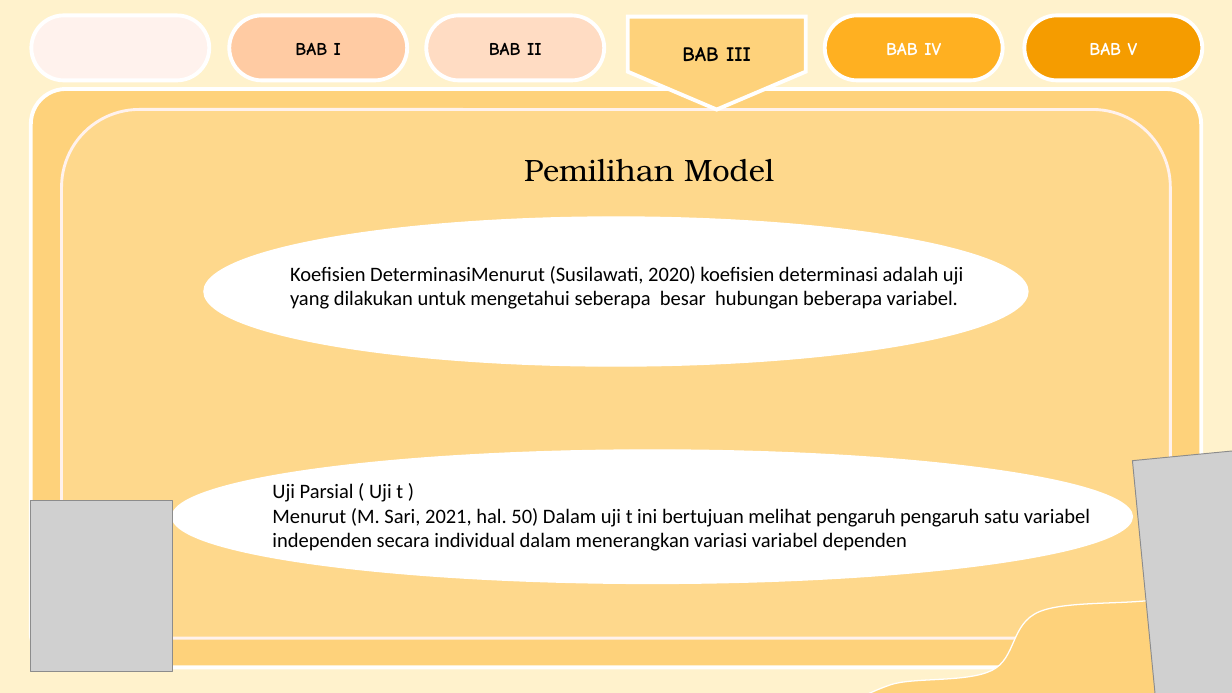
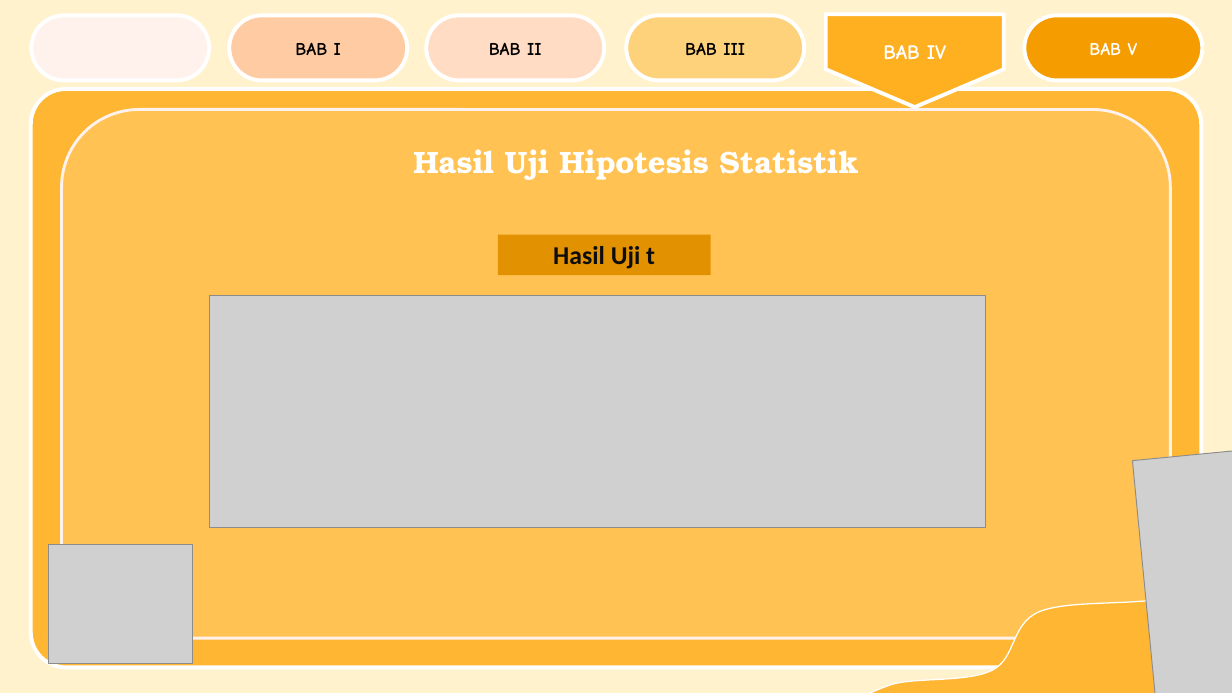
Before and after one commit to milanafsah31/skripsi, a slide deck: slide 14 of PPT SKRIPSI MILANAFSAH DZAHIRA.pptx. Drawn at 1232x693 pixels with LibreOffice and Linux fonts; fonts in the diff are those of the drawing; grey boxes stand for pictures; background and template pictures are left out. Boxes give left, top, right and bottom in pixels: in the first picture for what was removed or moved away, otherwise in the second. Text is boxed around its words. In the diff, an @@ line names an element or a change of style, - is before the commit and + after.

```diff
--- a/PPT SKRIPSI MILANAFSAH DZAHIRA.pptx
+++ b/PPT SKRIPSI MILANAFSAH DZAHIRA.pptx
@@ rounded rectangle "BAB III" at (627,16,805,80): size 16 to 14 pt; pentagon arrow to rounded rectangle; rotation 90 to 0 degrees @@
@@ pentagon arrow "BAB IV" at (826,14,1004,107): size 14 to 16 pt; rounded rectangle to pentagon arrow; rotation 0 to 90 degrees @@
@@ rounded rectangle at (30,89,1202,667): fill #FED27B to #FFB633 @@
@@ rounded rectangle at (62,110,1171,639): fill #FED88C to #FFC253 @@
@@ text added at (413,149,858,180), 24 pt, text #FFFFFF, bold @@
+    Hasil Uji Hipotesis Statistik
@@ text removed at (524,159,774,182) @@
-Pemilihan Model
@@ ellipse removed at (204,217,1029,366) @@
@@ rectangle added at (498,235,711,275), fill #E29100, 20 pt, text #0D0D0D, bold @@
+Hasil Uji t
@@ text removed at (290,266,963,309) @@
-      Koefisien DeterminasiMenurut (Susilawati, 2020) koefisien determinasi adalah uji yang dilakukan untuk mengetahui seberapa besar hubungan beberapa variabel.
@@ picture added at (210,296,986,528) @@
@@ ellipse removed at (172,450,1132,584) @@
@@ text removed at (272,483,1090,551) @@
-Uji Parsial ( Uji t )
-Menurut (M. Sari, 2021, hal. 50) Dalam uji t ini bertujuan melihat pengaruh pengaruh satu variabel independen secara individual dalam menerangkan variasi variabel dependen
@@ picture: place and size @@
-picture at (30,500,172,671)
+picture at (49,545,192,664)
@@ freeform shape at (848,543,1232,693): fill #FED27B to #FFB633 @@
```
Also in this commit, not shown: 7 other slides changed, 14 slides added, 11 slides removed, 1 other file.
